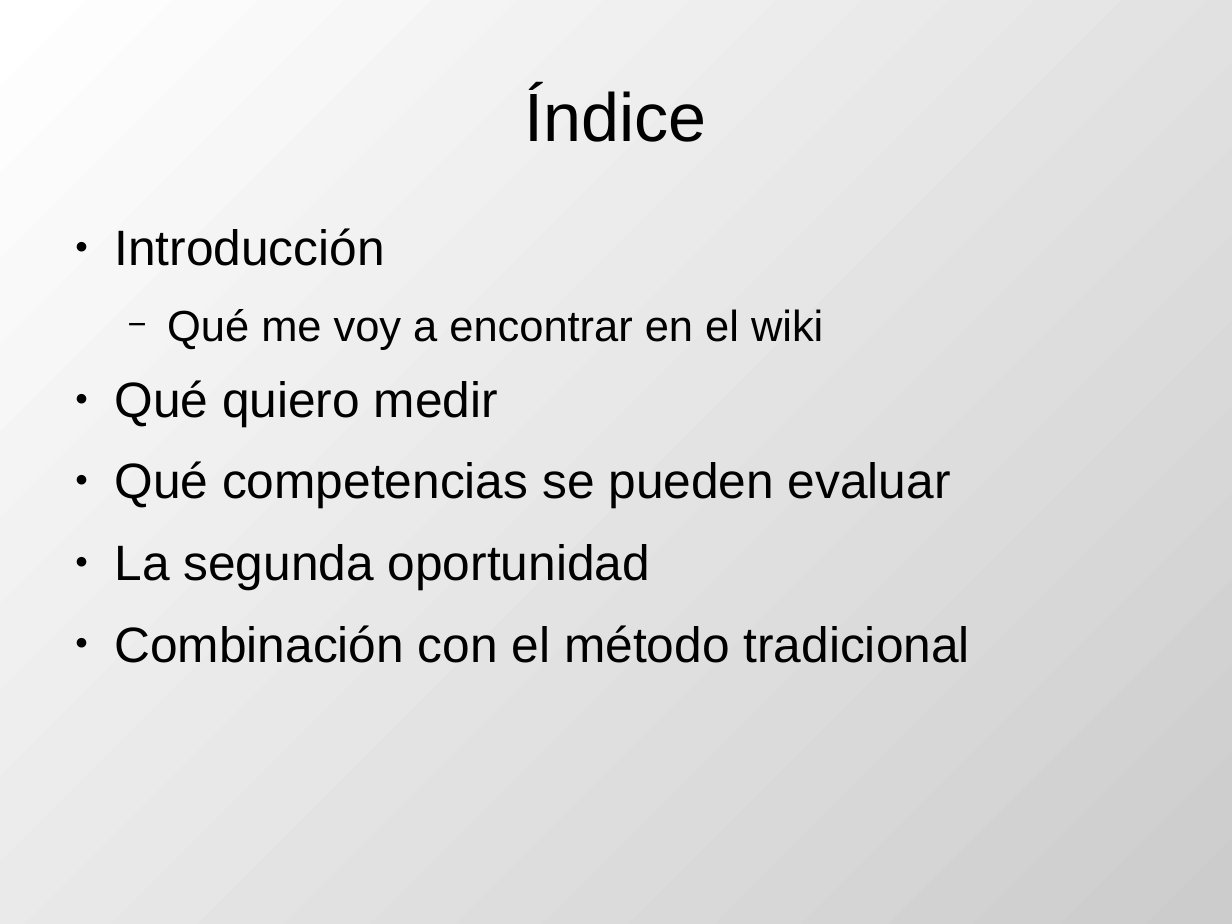
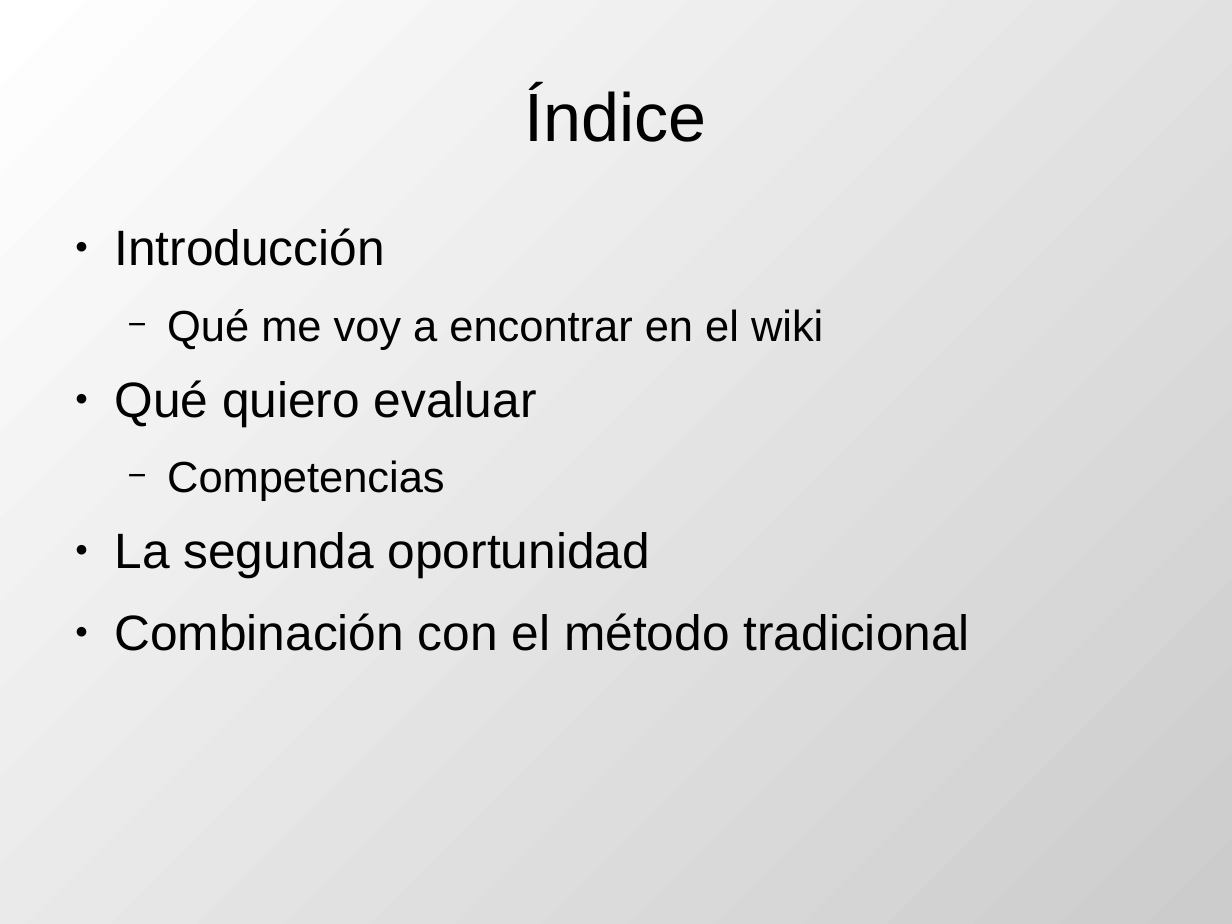
Before and after one commit to DrPantera/wikis4education, a slide deck: slide 2 of uca-2014/tema-5-IntroEvaluacionWikis.odp. Drawn at 1232x924 pixels with LibreOffice and Linux fonts; fonts in the diff are those of the drawing. Boxes give left, top, right and bottom in pixels: in the first picture for what was removed or moved away, otherwise in the second. Text is boxed around its words. In the diff, an @@ line names an element or a change of style, - is before the commit and + after.

Commit message:
pregnta quien evalua compet objetivam

```diff
--- a/uca-2014/tema-5-IntroEvaluacionWikis.odp
+++ b/uca-2014/tema-5-IntroEvaluacionWikis.odp
@@ text at box(114, 380, 537, 501): text changed @@
-● Qué quiero medir
-● Qué competencias se pueden evaluar
+● Qué quiero evaluar
+  − Competencias
```
Also in this commit, not shown: 17 other slides changed, 2 slides added, 1 other file.
